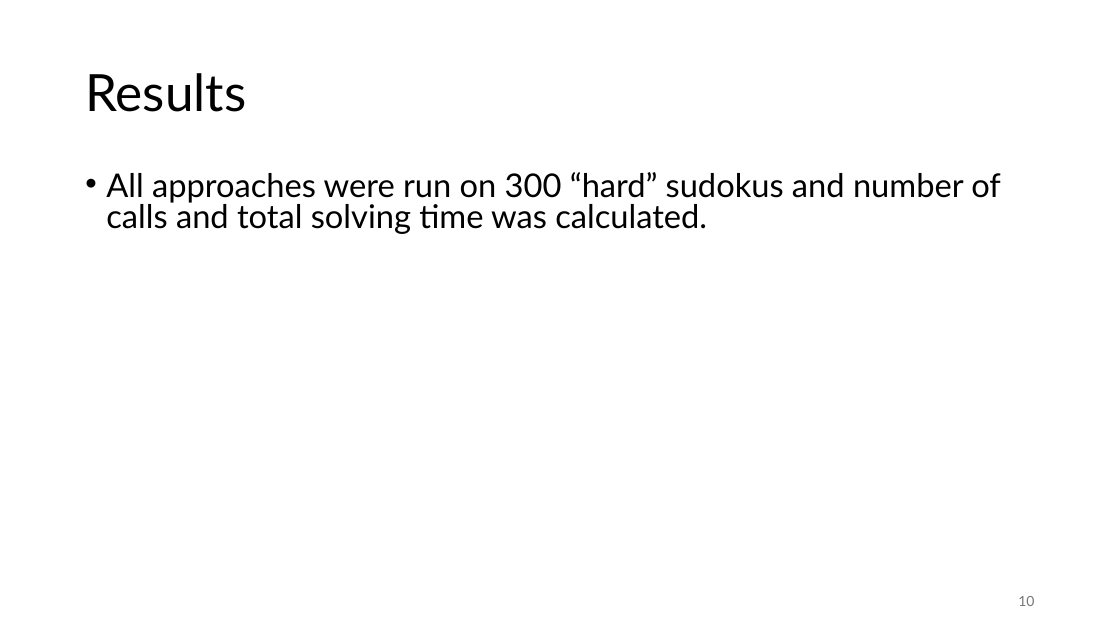
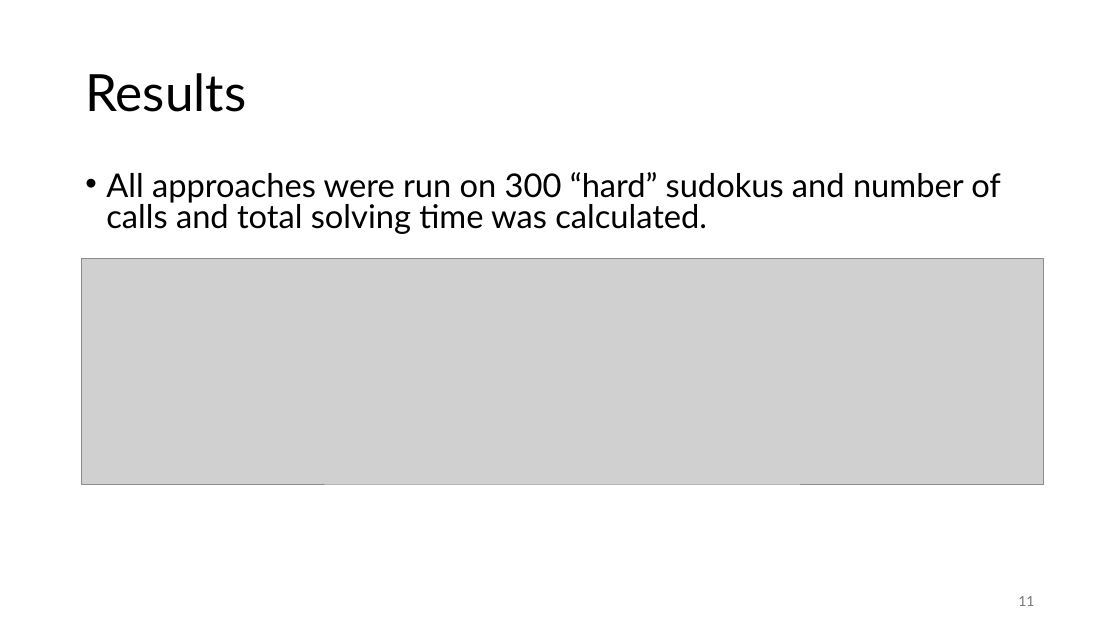
Before and after one commit to MarvinYyrike/sudoku_DFS_solver, a slide deck: slide 11 of Sudoku Solver.pptx (slide 10 before the commit). Drawn at 1120x630 pixels with LibreOffice and Linux fonts; fonts in the diff are those of the drawing; grey boxes stand for pictures. Boxes give left, top, right and bottom in pixels: in the first picture for what was removed or moved away, otherwise in the second. Text is boxed around its words. In the diff, an @@ line names an element or a change of style, - is before the commit and + after.

```diff
--- a/Sudoku Solver.pptx
+++ b/Sudoku Solver.pptx
@@ picture added at <box>82,259,1043,484</box> @@
@@ page number at <box>1018,596,1034,606</box>: text changed @@
-10
+11
```
Also in this commit, not shown: 2 other slides changed, 2 slides added.
